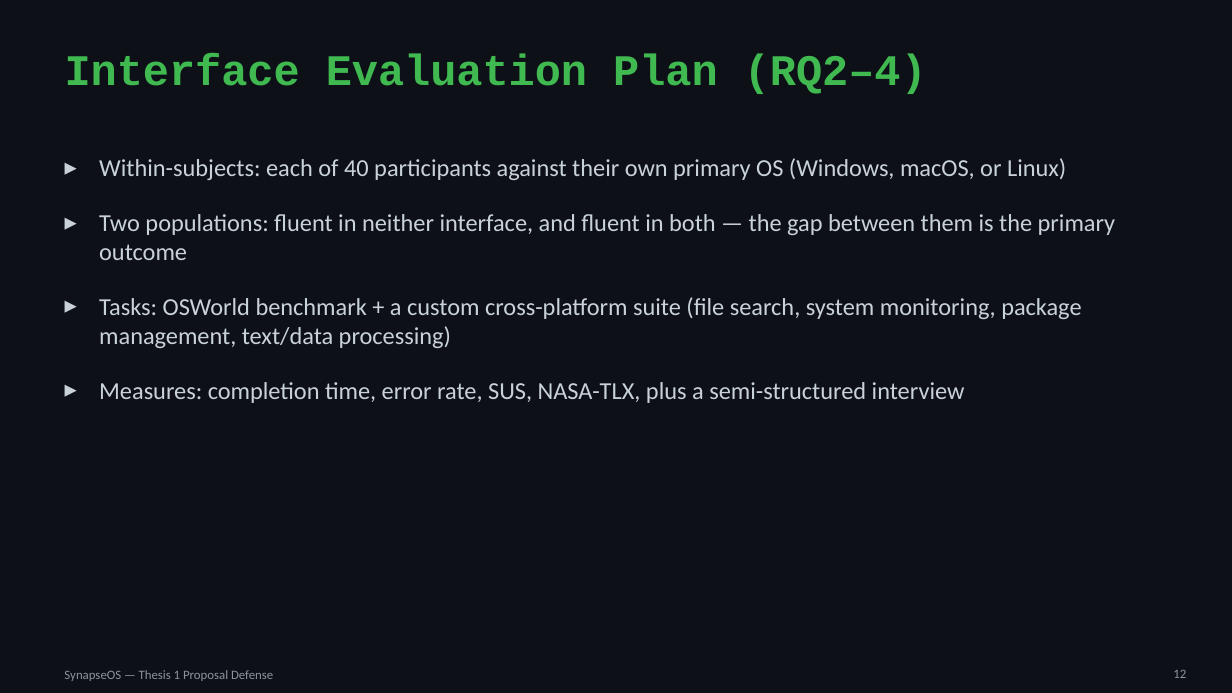
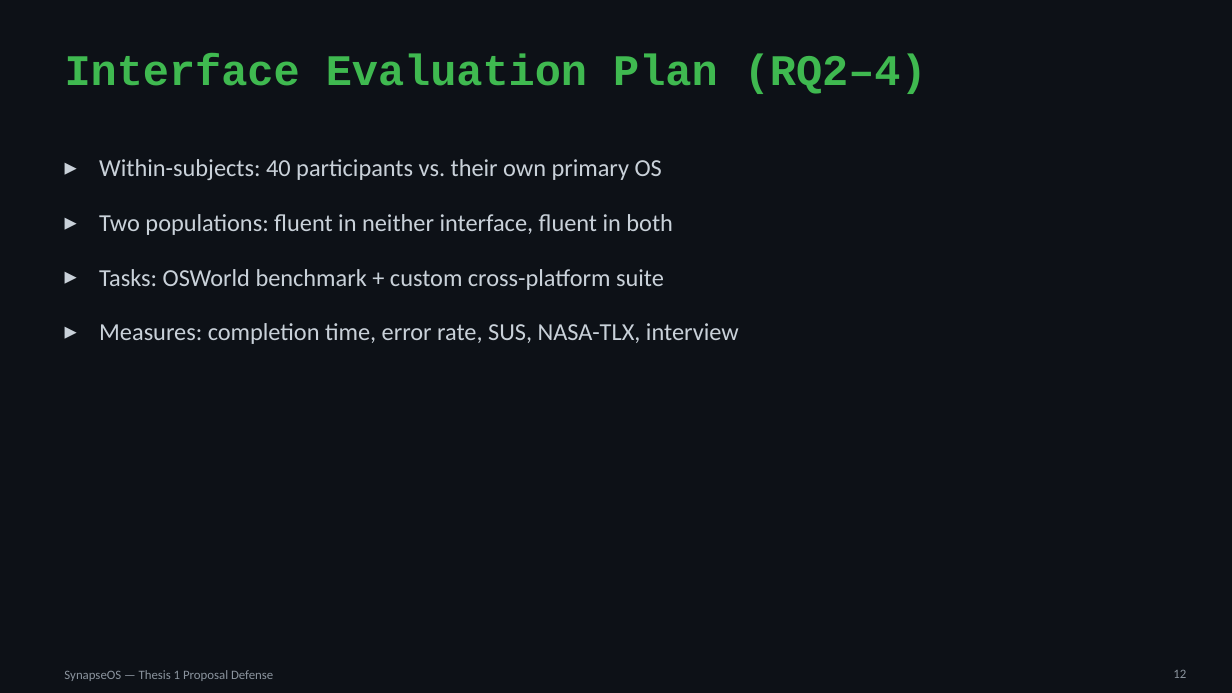
Before and after one commit to willardcsoriano/thesis, a slide deck: slide 12 of thesis 1/defense/SynapseOS_Proposal_Defense.pptx. Drawn at 1232x693 pixels with LibreOffice and Linux fonts; fonts in the diff are those of the drawing. Boxes give left, top, right and bottom in pixels: in the first picture for what was removed or moved away, otherwise in the second. Text is boxed around its words. In the diff, an @@ line names an element or a change of style, - is before the commit and + after.

```diff
--- a/thesis 1/defense/SynapseOS_Proposal_Defense.pptx
+++ b/thesis 1/defense/SynapseOS_Proposal_Defense.pptx
@@ text at (99, 159, 739, 344): text changed @@
-▸ Within-subjects: each of 40 participants against their own primary OS (Windows, macOS, or Linux)
-▸ Two populations: fluent in neither interface, and fluent in both — the gap between them is the primary outcome
-▸ Tasks: OSWorld benchmark + a custom cross-platform suite (file search, system monitoring, package management, text/data processing)
-▸ Measures: completion time, error rate, SUS, NASA-TLX, plus a semi-structured interview
+▸ Within-subjects: 40 participants vs. their own primary OS
+▸ Two populations: fluent in neither interface, fluent in both
+▸ Tasks: OSWorld benchmark + custom cross-platform suite
+▸ Measures: completion time, error rate, SUS, NASA-TLX, interview
```
Also in this commit, not shown: 10 other slides changed, 2 other files.
